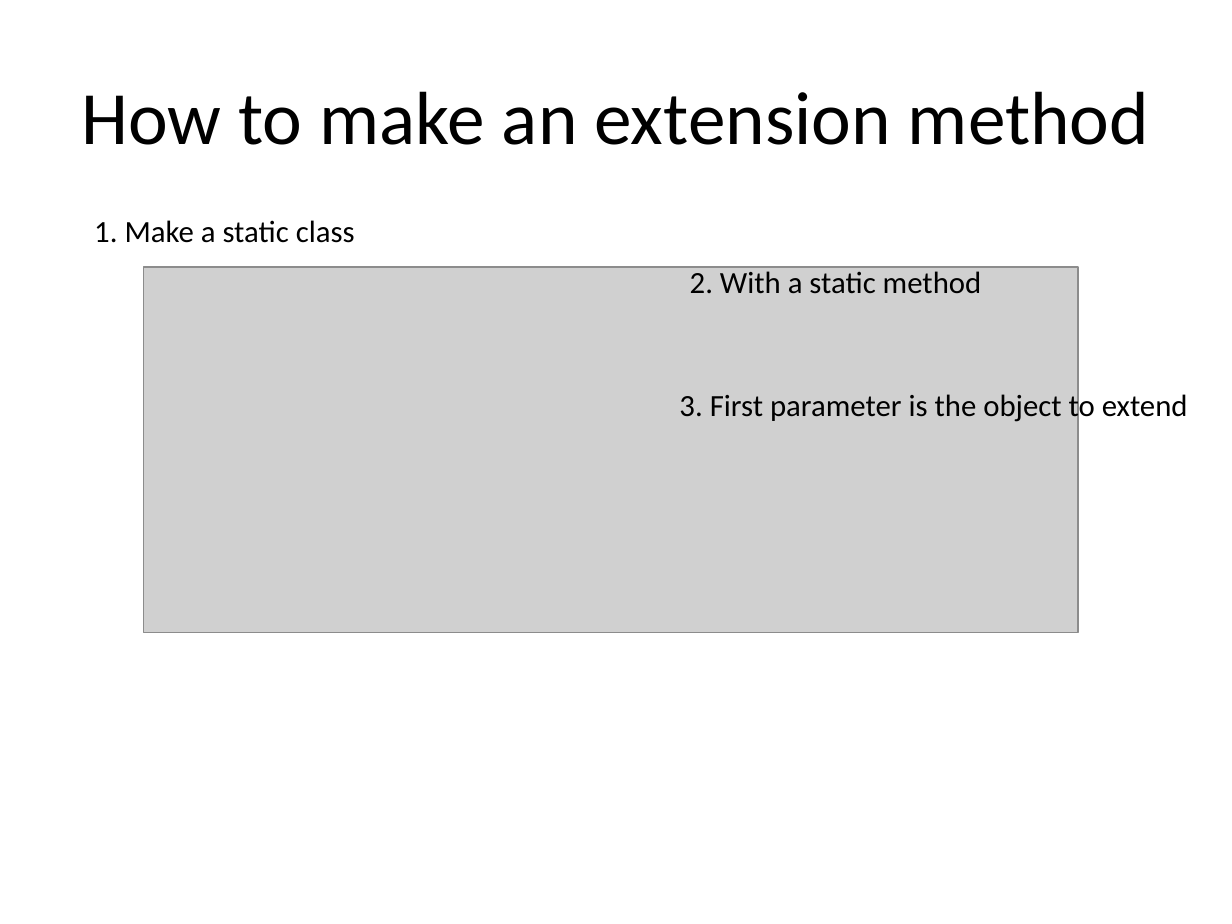
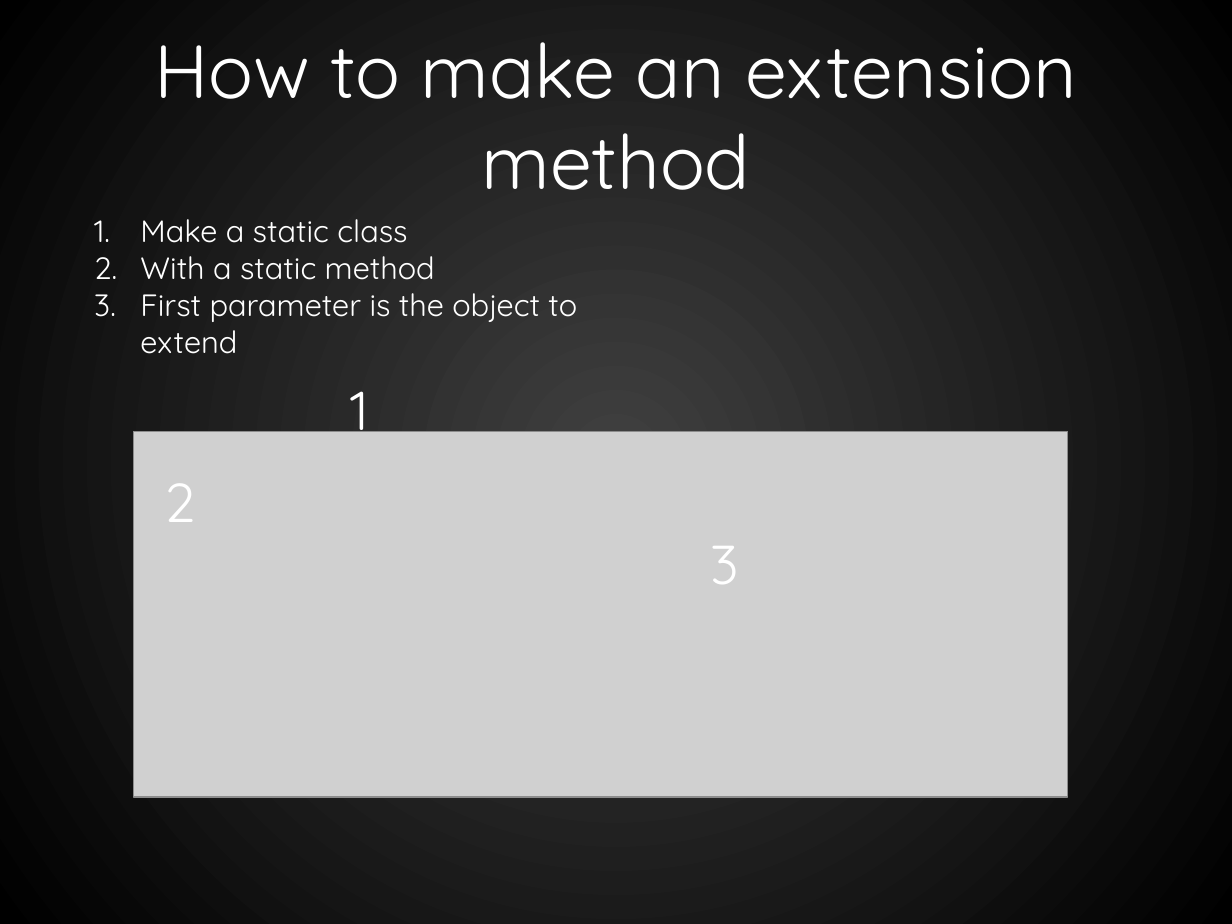
Before and after one commit to RookieOne/Evolve-Your-Code, a slide deck: slide 7 of EvolveYourCode.pptx. Drawn at 1232x924 pixels with LibreOffice and Linux fonts; fonts in the diff are those of the drawing; grey boxes stand for pictures. Boxes give left, top, right and bottom in pixels: in the first picture for what was removed or moved away, otherwise in the second. Text is boxed around its words. In the diff, an @@ line names an element or a change of style, - is before the commit and + after.

```diff
--- a/EvolveYourCode.pptx
+++ b/EvolveYourCode.pptx
@@ background #FFFFFF to gradient #404040 to #000000 @@
@@ title "How to make an extension ..." at [154, 42, 1077, 190]: font Calibri to Quicksand, text colour #000000 to #FFFFFF @@
@@ text at [140, 219, 577, 354]: text changed; font Calibri to Quicksand; text colour #000000 to #FFFFFF @@
-1. Make a static class
+1. Make a static class
+2. With a static method
+3. First parameter is the object to extend
@@ text removed at [690, 267, 982, 294] @@
-2. With a static method
@@ text added at [351, 391, 369, 445], 32 pt, text #FFFFFF @@
+1
@@ text removed at [679, 390, 1188, 424] @@
-3. First parameter is the object to extend
@@ picture: place and size @@
-picture at [144, 267, 1078, 633]
+picture at [133, 431, 1067, 797]
@@ text added at [164, 484, 195, 522], 32 pt, text #FFFFFF @@
+2
@@ text added at [710, 546, 738, 584], 32 pt, text #FFFFFF @@
+3
```
Also in this commit, not shown: 30 other slides changed, 14 slides added, 1 slide removed, 15 other files.
